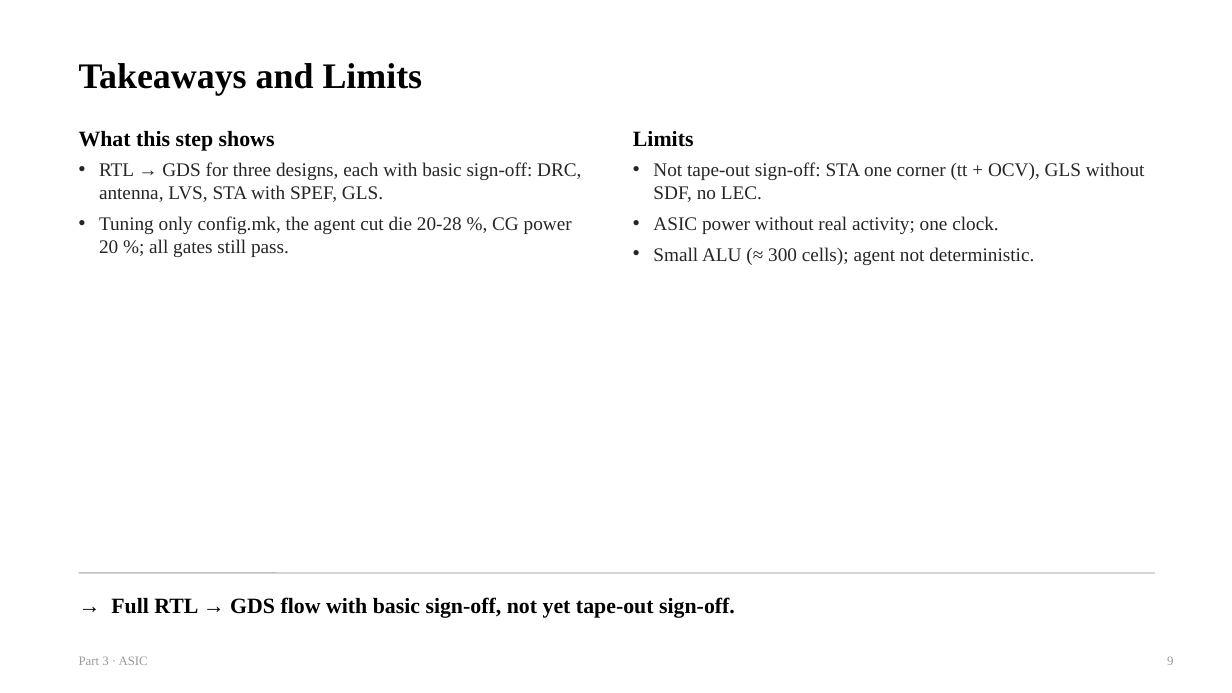
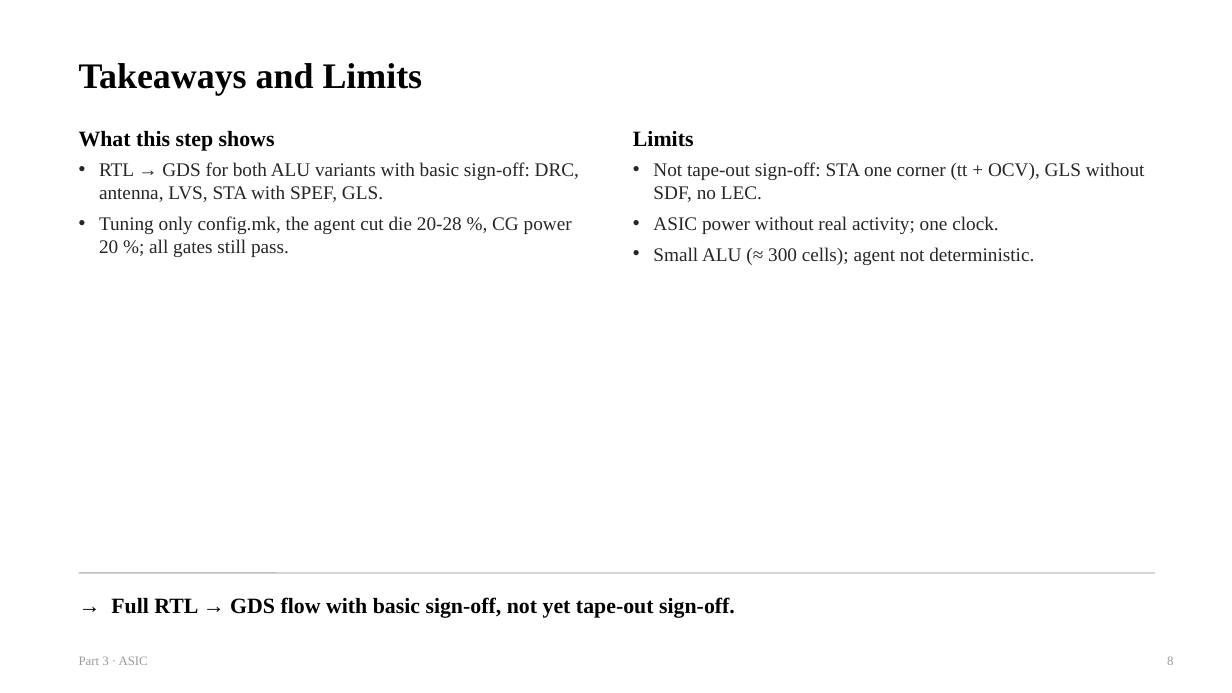
Before and after one commit to chipchip-tech/CHIA-workflow, a slide deck: slide 8 of projects/demo-alu/report/guides/3_ASIC.pptx (slide 9 before the commit). Drawn at 1232x693 pixels with LibreOffice and Linux fonts; fonts in the diff are those of the drawing. Boxes give left, top, right and bottom in pixels: in the first picture for what was removed or moved away, otherwise in the second. Text is boxed around its words. In the diff, an @@ line names an element or a change of style, - is before the commit and + after.

```diff
--- a/projects/demo-alu/report/guides/3_ASIC.pptx
+++ b/projects/demo-alu/report/guides/3_ASIC.pptx
@@ text at <box>99,162,579,202</box>: text changed @@
-• RTL → GDS for three designs, each with basic sign-off: DRC, antenna, LVS, STA with SPEF, GLS.
+• RTL → GDS for both ALU variants with basic sign-off: DRC, antenna, LVS, STA with SPEF, GLS.
```
Also in this commit, not shown: 5 other slides changed, 5 other files.
